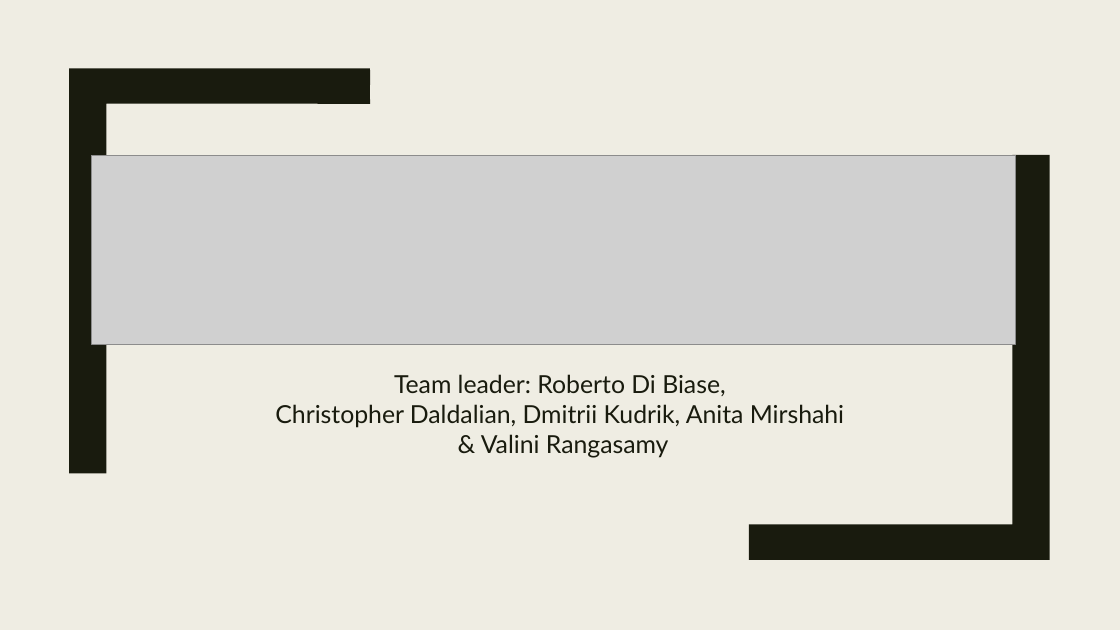
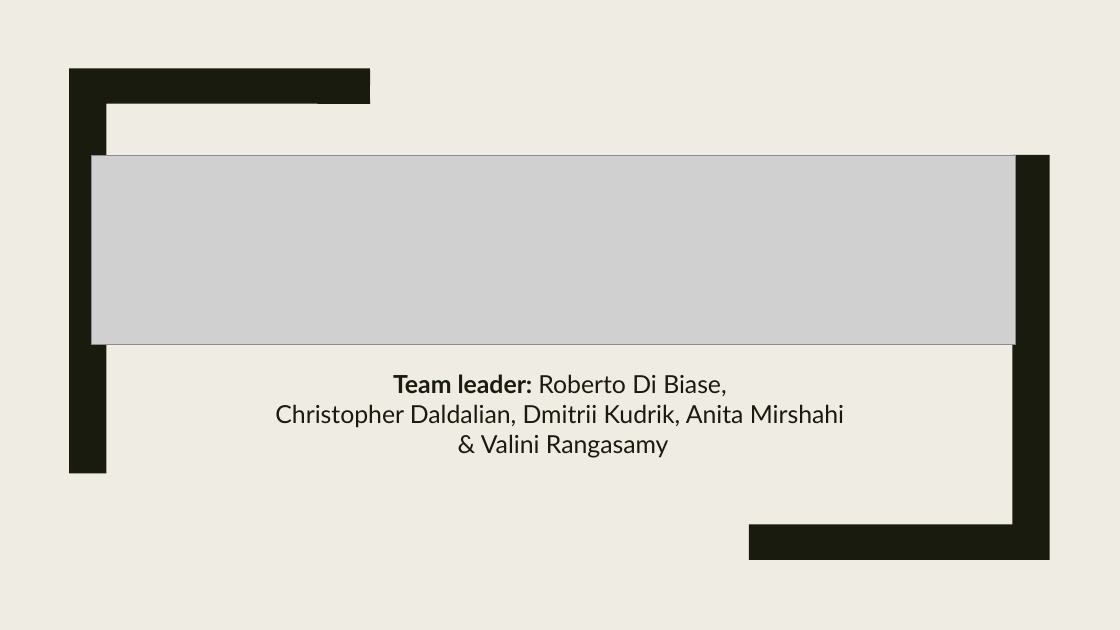
Before and after one commit to Valini/OfficeGit, a slide deck: slide 1 of The OfficePPT.pptx. Drawn at 1120x630 pixels with LibreOffice and Linux fonts; fonts in the diff are those of the drawing; grey boxes stand for pictures. Boxes give left, top, right and bottom in pixels: in the first picture for what was removed or moved away, otherwise in the second. Text is boxed around its words. In the diff, an @@ line names an element or a change of style, - is before the commit and + after.

Commit message:
Update presentation file

```diff
--- a/The OfficePPT.pptx
+++ b/The OfficePPT.pptx
@@ subtitle at <box>393,374,726,396</box>: bold on in "Team leader:" @@
```
Also in this commit, not shown: 3 slides added, 1 slide removed.
